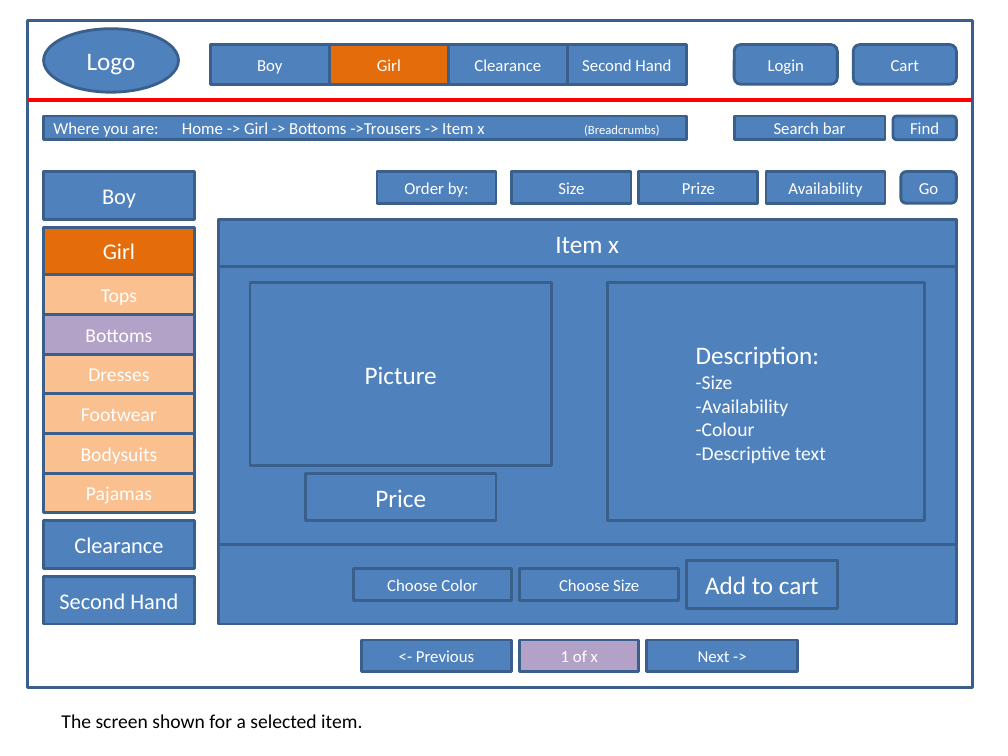
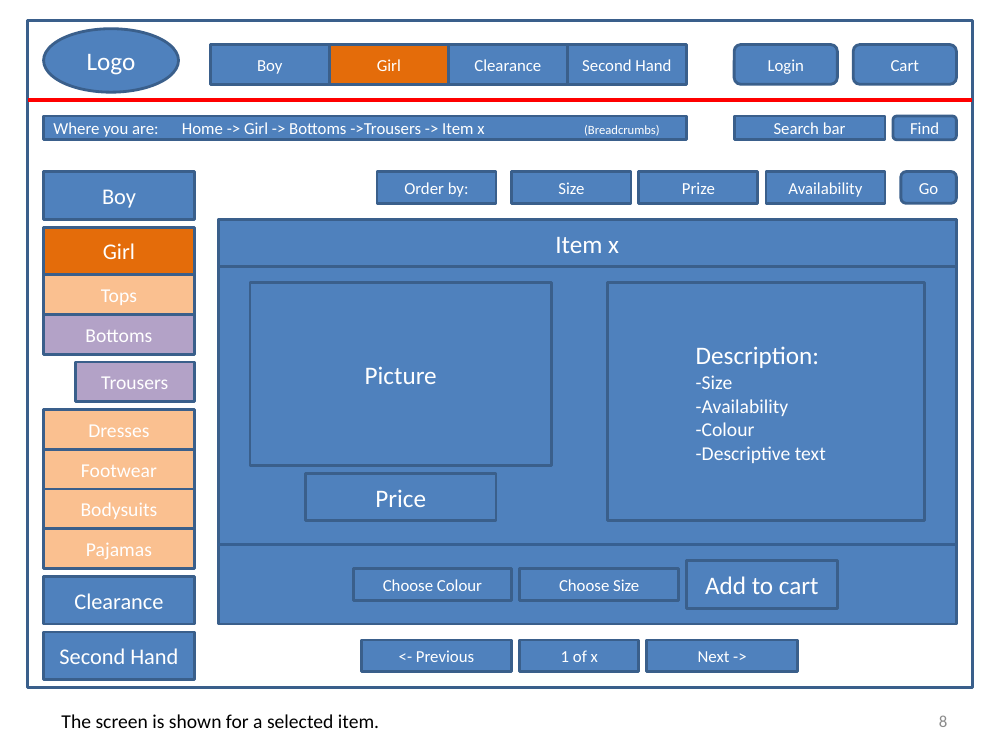
Before and after one commit to joanawelti/Human-Computer-Interaction-Project-AGIJ, a slide deck: slide 8 of Prototype/HCI_Prototype_2.pptx (slide 6 before the commit). Drawn at 1008x756 pixels with LibreOffice and Linux fonts; fonts in the diff are those of the drawing. Boxes give left, top, right and bottom in pixels: in the first picture for what was removed or moved away, otherwise in the second. Text is boxed around its words. In the diff, an @@ line names an element or a change of style, - is before the commit and + after.

```diff
--- a/Prototype/HCI_Prototype_2.pptx
+++ b/Prototype/HCI_Prototype_2.pptx
@@ rectangle added at box(76, 362, 195, 401), fill #B3A2C7, outline #3A5F8C 2 pt, 14 pt, text #FFFFFF @@
+Trousers
@@ 6 rectangles: place and size @@
-6 rectangles at box(43, 354, 195, 624)
+6 rectangles at box(43, 409, 195, 679)
@@ text in rectangle at box(383, 579, 482, 591): text changed @@
-Choose Color
+Choose Colour
@@ rectangle "1 of x" at box(520, 640, 639, 671): fill #B3A2C7 to #4F81BD @@
@@ text at box(61, 714, 379, 728): text changed @@
-The screen shown for a selected item.
+The screen is shown for a selected item.
@@ page number added at box(939, 715, 947, 727), 12 pt, text #8C8C8C @@
+8
```
Also in this commit, not shown: 12 other slides changed, 2 slides added, 1 slide removed, 2 other files.
